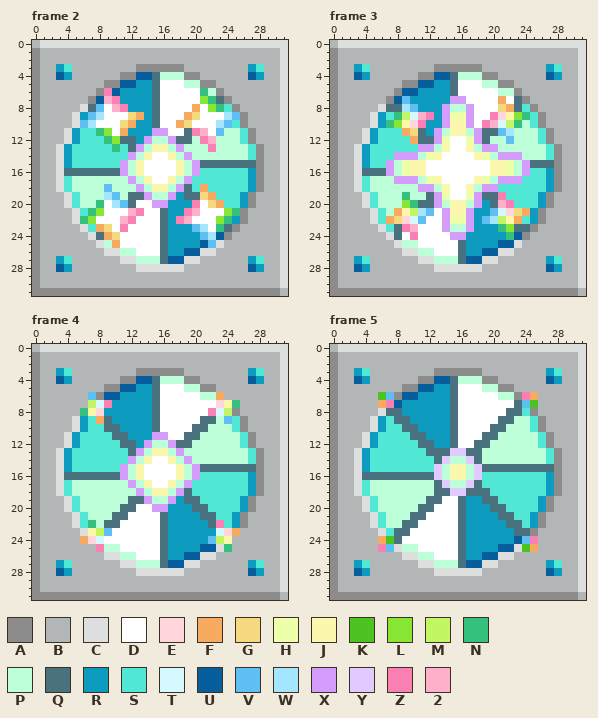
Pixel-art file, stored at tileset-src/tileset-lexy-vfx-teleport.aseprite. The picture above is the old version.
32x32 pixels, 10 frames. Shown: frame 2, frame 3, frame 4, frame 5. The commit also changed other frames, which this record leaves out.
Palette (. is transparent): A #8c8c8c  B #b3b6b7  C #dddfdf  D #ffffff  E #ffd6dc  F #f6ab60  G #f6d87e  H #eeffa9  J #fbf8ad  K #4dc322  L #86e633  M #c3f665  N #33c17d  P #bdffd9  Q #49717e  R #0d9bbf  S #50e7d5  T #d6f8ff  U #075e9d  V #5fbef2  W #a4e6ff  X #d49dfb  Y #e2c9ff  Z #fa80b3  2 #feafc9
Now the later version:
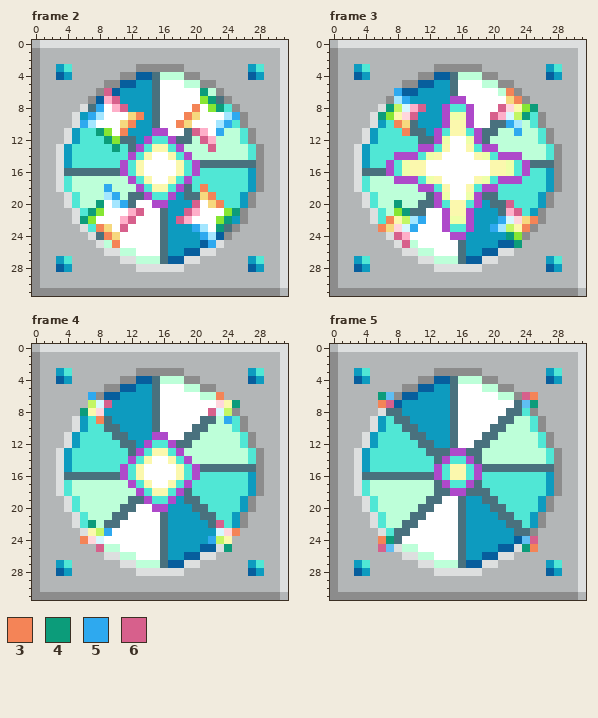
Colours new in this view: 3 #f48457  4 #0c9c7a  5 #2ea9ef  6 #d7608c
Difference:
colour X: #d49dfb -> #ae49ca
Changed rows in their new state; - is a pixel that keeps its letter.
Frame 2, layers "vwoop fx", "sparkle fx":
first column x 6:
 6 ---6-----------4----
 7 ----6-----------4---
 8 --5--6--------3--4--
 9 -5-----3-----3-----5
10 5-----3-----3-----5-
11 --4--3--------6--5--
12 ---4-----SS----6----
13 ----4---S--S----6---
14 -------S----S-------
15 ------S------S------
16 ------S------S------
17 -------S----S-------
18 ---5----S--S---3----
19 ----5----SS-----3---
20 --4--5--------6--3--
21 -4-----6-----6-----4
22 4-----6-----6-----4-
23 --3--6--------5--4--
24 ---3-----------5----
25 ----3-----------5---
Frame 3, layers "vwoop fx", "sparkle fx":
first column x 6:
 6 --5-------------3---
 7 --W5-----------DG3--
 8 -4MT26---SS----6EJL4
 9 4LJE6RR-------62TM4-
10 -S3GQR-------DQQ5W--
11 ---3Q---S--S---PP5--
12 ----S-----------P---
13 -------S----S-------
14 -----S--------S-----
15 --S--------------S--
16 --S--------------S--
17 -----S--------S-----
18 -------S----S-------
19 ---P-----------S----
20 --4PP---S--S---Q6---
21 --L4QQD-------RQ26S-
22 -3JMW5-------RR5TEG3
23 3GET5----SS---5WMJ3-
24 --62D-----------4L--
25 ---6-------------4--
Frame 4, layers "vwoop fx", "sparkle fx":
first column x 6:
 6 -5---------------3--
 7 ---6---------------4
 8 4---------------6---
 9 --3---------------5-
12 ---------SS---------
13 --------S--S--------
14 -------S----S-------
15 ------S------S------
16 ------S------S------
17 -------S----S-------
18 --------S--S--------
19 ---------SS---------
22 -4---------------6--
23 ---5---------------3
24 3---------------5---
25 --6---------------4-
Frame 5, layers "vwoop fx", "sparkle fx":
first column x 6:
 6 4-----------------63
 7 36-----------------4
first column x 13:
13 --XX--
14 -XSSX-
15 XS--SX
16 XS--SX
17 -XSSX-
18 --XX--
first column x 6:
24 34-----------------6
25 6-----------------43
